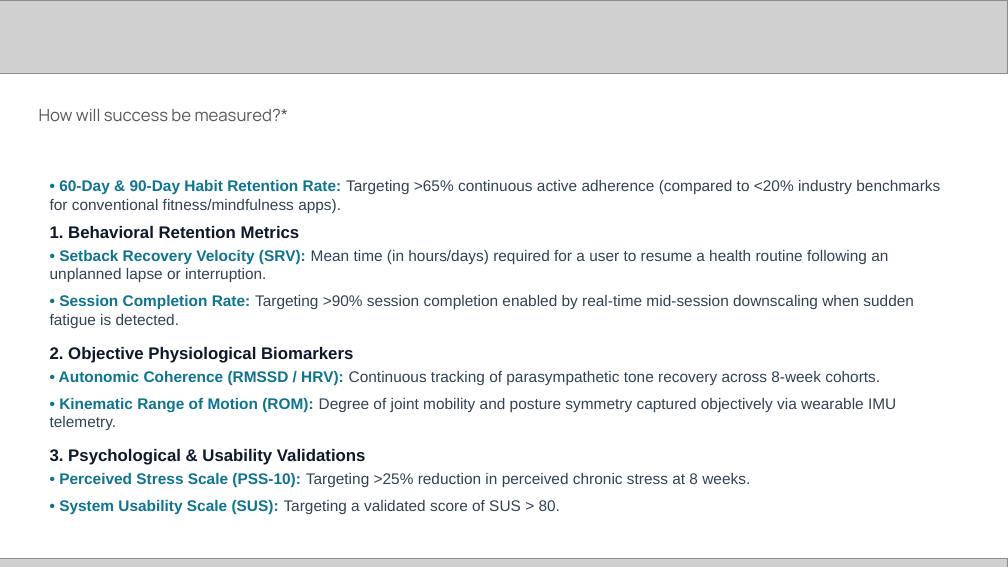
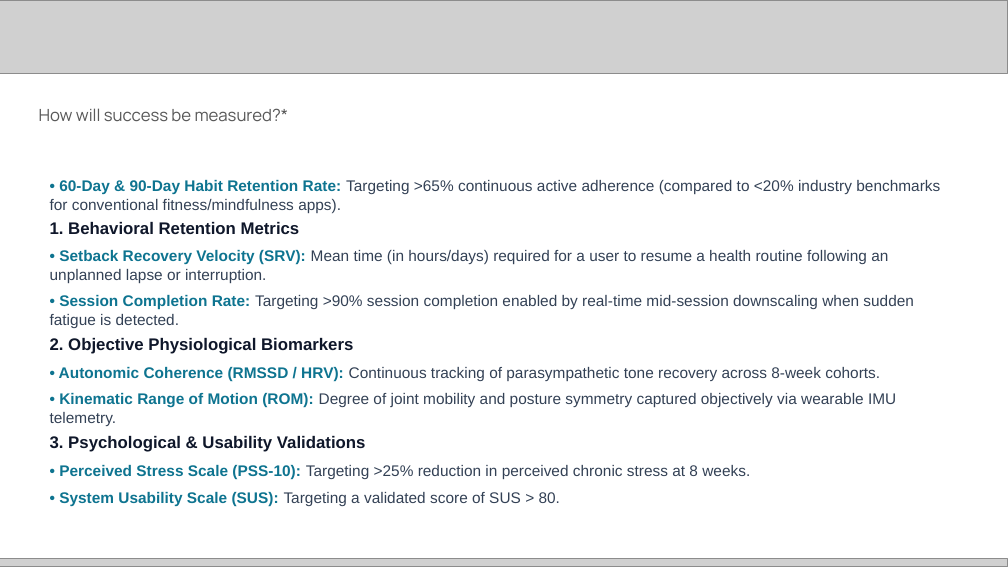
Before and after one commit to chiraghs/Neuro-Kinetic-Behavioral-Health-System, a slide deck: slide 6 of [PUB] Future Health Digital Innovation Challenge | Submission Template.pptx. Drawn at 1008x567 pixels with LibreOffice and Linux fonts; fonts in the diff are those of the drawing; grey boxes stand for pictures. Boxes give left, top, right and bottom in pixels: in the first picture for what was removed or moved away, otherwise in the second. Text is boxed around its words. In the diff, an @@ line names an element or a change of style, - is before the commit and + after.

Commit message:
Re-export PDF (0.90 MB) and PPTX with user's latest presentation changes

```diff
--- a/[PUB] Future Health Digital Innovation Challenge | Submission Template.pptx
+++ b/[PUB] Future Health Digital Innovation Challenge | Submission Template.pptx
@@ text "• 60-Day & 90-Day Habit ..." at (50,180,940,479): less space between paragraphs @@
```
Also in this commit, not shown: 14 other slides changed, 2 other files.
